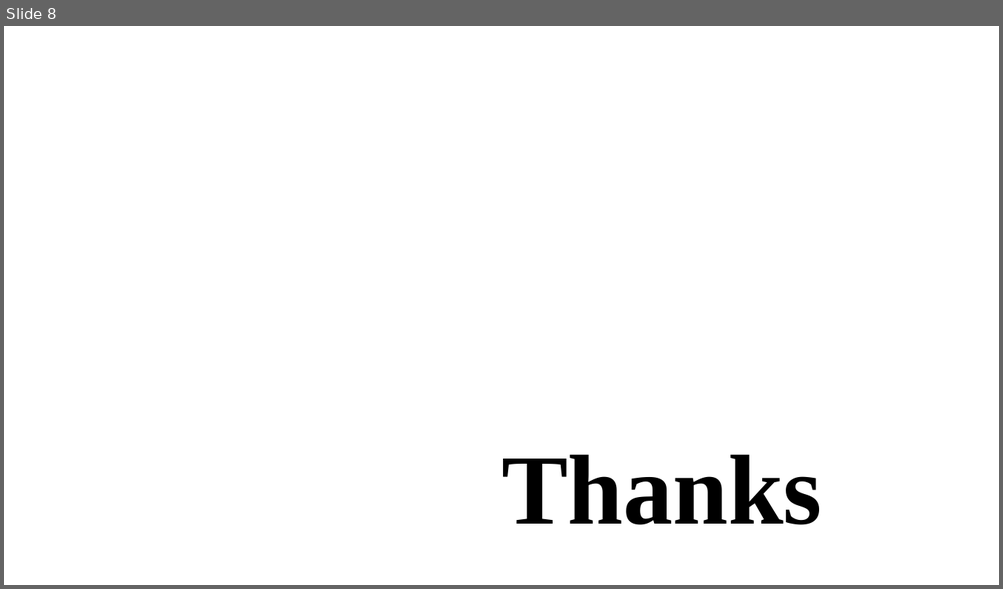
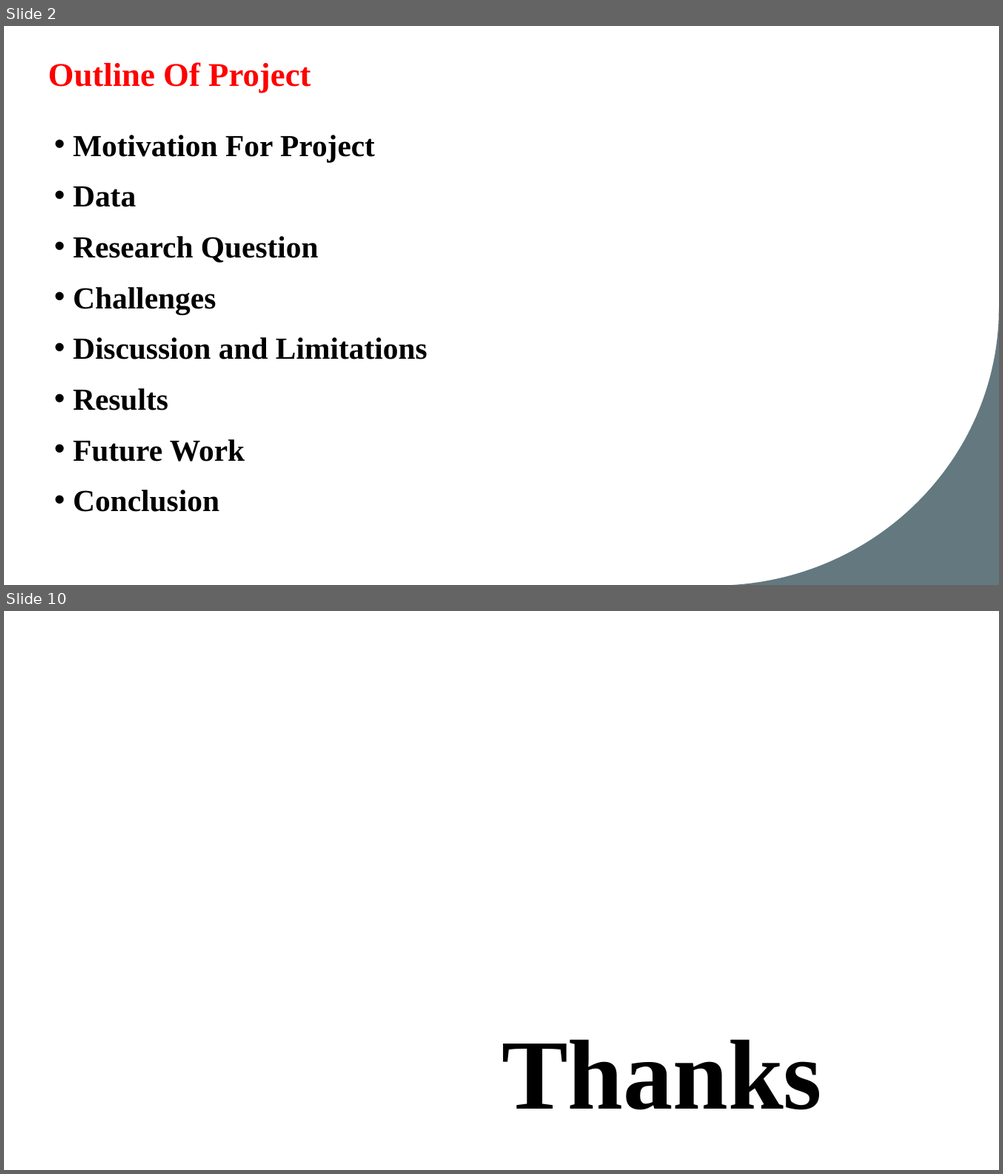
Before and after one commit to vinay-polanki/ATC_R_Project, a slide deck: Atc & Visualisation.pptx. Shown one above the other, each under a label of ours: slide 8 before the commit, slides 2 and 10 after it; the slides between them are not shown. The pictures are 1003x589 and 1003x1174 pixels, drawn with LibreOffice and Linux fonts; fonts in the diff are those of the drawing; background and template pictures are left out. Boxes give left, top, right and bottom in pixels: in the first picture for what was removed or moved away, otherwise in the second. Text is boxed around its words. In the diff, an @@ line names an element or a change of style, - is before the commit and + after.

```diff
--- a/Atc & Visualisation.pptx
+++ b/Atc & Visualisation.pptx
@@ slide 2 added at (x1=4, y1=26, x2=999, y2=585), background #FFFFFF @@
@@ title added at (x1=48, y1=62, x2=310, y2=93), 32 pt, text #FF0000, bold @@
+Outline Of Project
@@ text added at (x1=73, y1=135, x2=427, y2=512), 29.6 pt, text #000000, bold @@
+• Motivation For Project
+• Data
+• Research Question
+• Challenges
+• Discussion and Limitations
+• Results
+• Future Work
+• Conclusion
@@ freeform shape added at (x1=723, y1=308, x2=999, y2=585), fill #63787F @@
@@ what was slide 8 is now slide 10 @@
```
Also in this commit, not shown: 1 slide changed, 7 other slides added, 6 slides removed.
